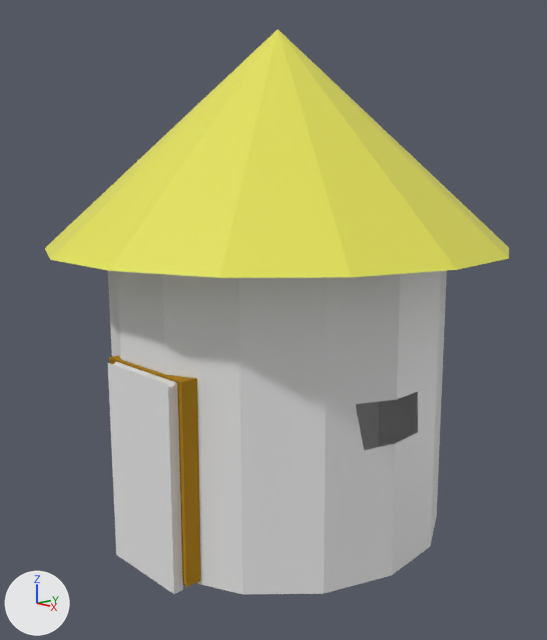
A saved change to the Blender file Modele/coliba1.blend.
Camera for both pictures: a 50 mm lens placed at (6.59, -6.23, 4.36), pointed at (0.05, -0.1, 2.52). Every picture has the same lights, and +X, +Y and +Z are marked at lower left.
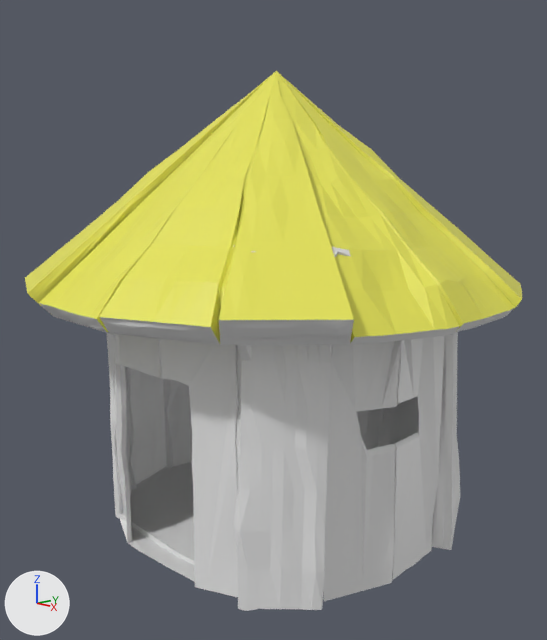
Commit message: Updated coliba
Updated coliba to have more depth

What differs and where, as boxes (x1, y1, x2, y2) in the pictures (547 x 640 px):
'Cylinder', reshaped (7% wider)
    before: (45, 29, 509, 595)
    after: (25, 71, 522, 611)
'Cube.002', deleted
    before: (108, 362, 183, 594)
'Cube.010', deleted (brown)
    before: (109, 355, 201, 587)
part 1 of me_cylinder, rebuilt (7% wider, 10% taller)
    before: (45, 29, 509, 278)
    after: (25, 71, 522, 345)
part 2 of me_cylinder, added
    after: (452, 332, 460, 544)
part 3 of me_cylinder, built on
    before: (108, 271, 447, 595)
    after: (107, 245, 454, 611)

What changed in the scene script:
```text
Change me_cylinder:
    used by ob_cylinder; location = (0.0, 0.0, 0.0)
    remove me_cylinder.from_pydata(...)  # 56 vertices, 33 faces; spans x -2.67..2.7, y -2.64..2.7, z 0.03..5.86
    add me_cylinder.from_pydata(...)  # 8999 vertices, 9070 faces; spans x -2.78..2.8, y -2.86..2.8, z -0.07..5.4
    me_cylinder part 1: the loose piece of 16 vertices spanning x -2.67..2.7, y -2.64..2.7, z 3.42..5.86 is rebuilt with 3309 vertices and now spans x -2.78..2.8, y -2.86..2.8, z 2.81..5.4
    me_cylinder part 2: a new loose piece of 81 vertices spanning x 1.63..2.17, y 0.69..1.46, z 0.03..3.56, in mat_material_002 (its picture is missing)
    me_cylinder part 3: 19 vertices removed from x -1.97..2.01, y -1.96..2.0, z 0.03..3.42; 5588 vertices added at x -2.27..2.36, y -2.32..2.29, z -0.07..3.68
Remove ob_cube_010:
    ob_cube_010 = bpy.data.objects.new('Cube.010', me_cube_021)
    ob_cube_010.location = (0.11, -1.88, 2.15)
    ob_cube_010.scale = (0.645, 0.116, 0.116)
Remove ob_cube_002:
    ob_cube_002 = bpy.data.objects.new('Cube.002', me_cube)
    ob_cube_002.location = (0.12, -2.54, 0.55)
    ob_cube_002.scale = (0.558, 0.558, 0.558)
```
